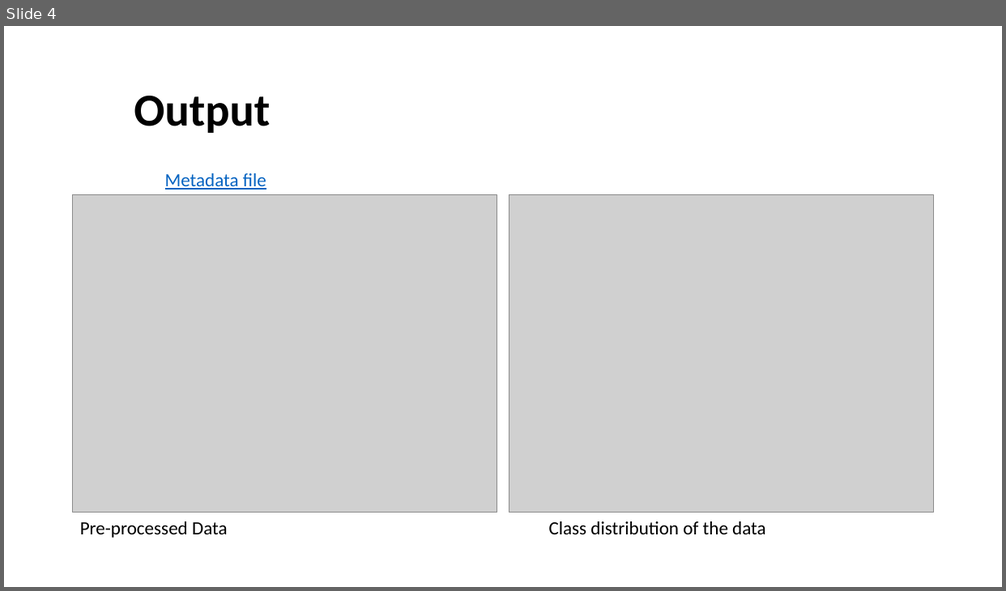
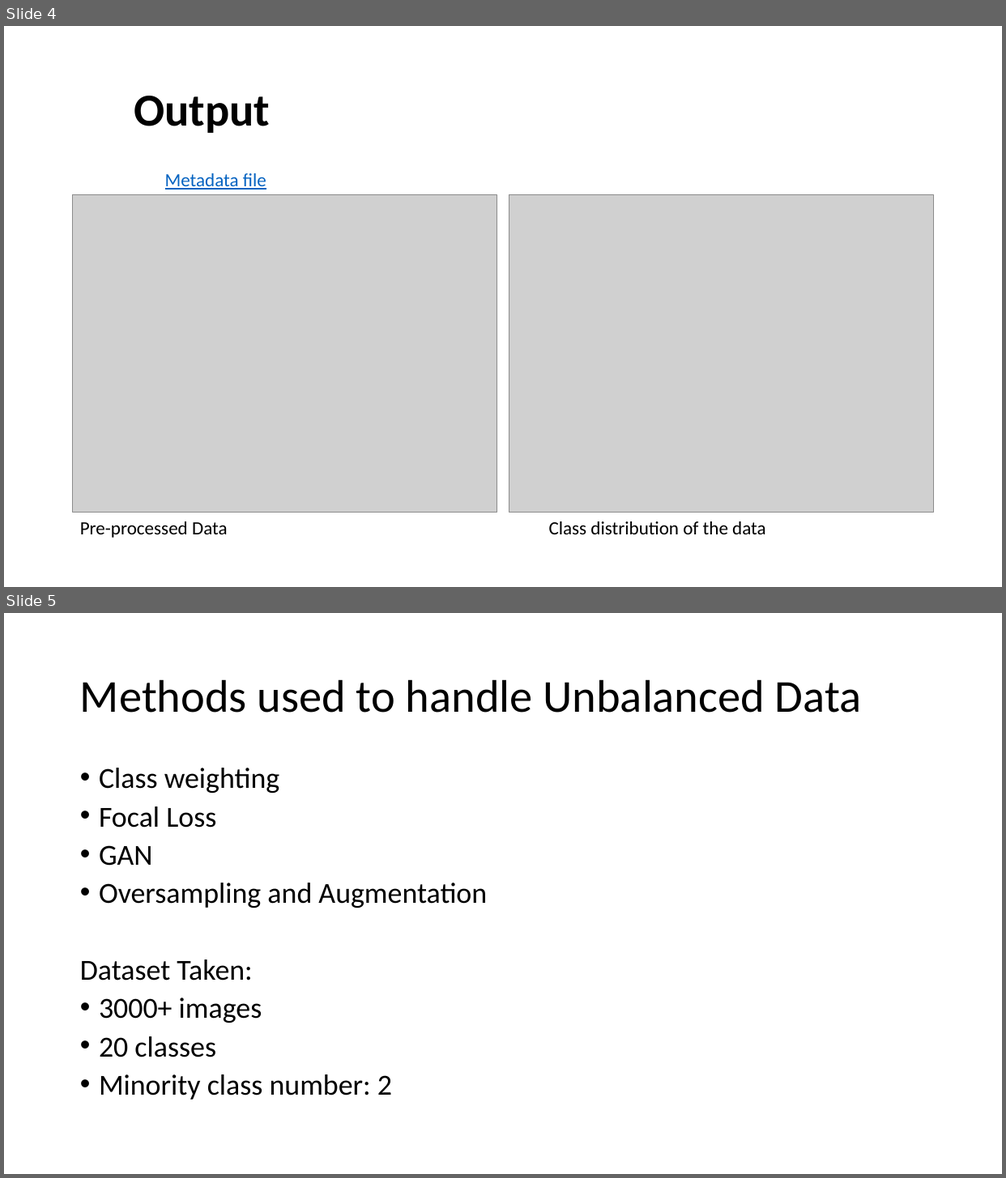
Before and after one commit to keerthan-ugrani/Praktikum, a slide deck: Internship-1.pptx. Shown one above the other, each under a label of ours: slide 4 before the commit, slides 4 and 5 after it. The pictures are 1006x591 and 1006x1178 pixels, drawn with LibreOffice and Linux fonts; fonts in the diff are those of the drawing; grey boxes stand for pictures. Boxes give left, top, right and bottom in pixels: in the first picture for what was removed or moved away, otherwise in the second. Text is boxed around its words. In the diff, an @@ line names an element or a change of style, - is before the commit and + after.

```diff
--- a/Internship-1.pptx
+++ b/Internship-1.pptx
@@ slide 5 added at [4, 613, 1002, 1174], background #FFFFFF @@
@@ title added at [80, 679, 862, 713], 44 pt, text #000000 @@
+Methods used to handle Unbalanced Data
@@ text added at [80, 768, 487, 1100], 28 pt, text #000000 @@
+• Class weighting
+• Focal Loss
+• GAN
+• Oversampling and Augmentation
+Dataset Taken:
+• 3000+ images
+• 20 classes
+• Minority class number: 2
```
Also in this commit, not shown: 6 other slides added, 19 other files.
